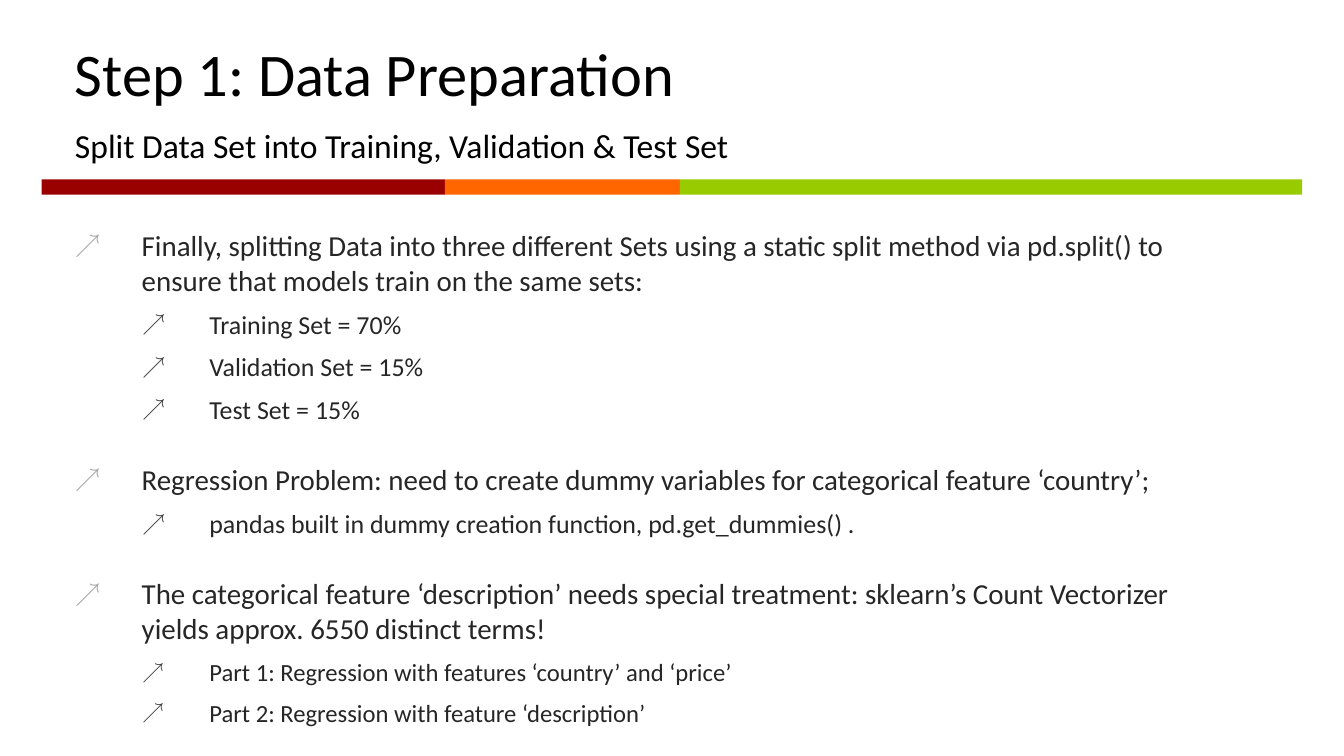
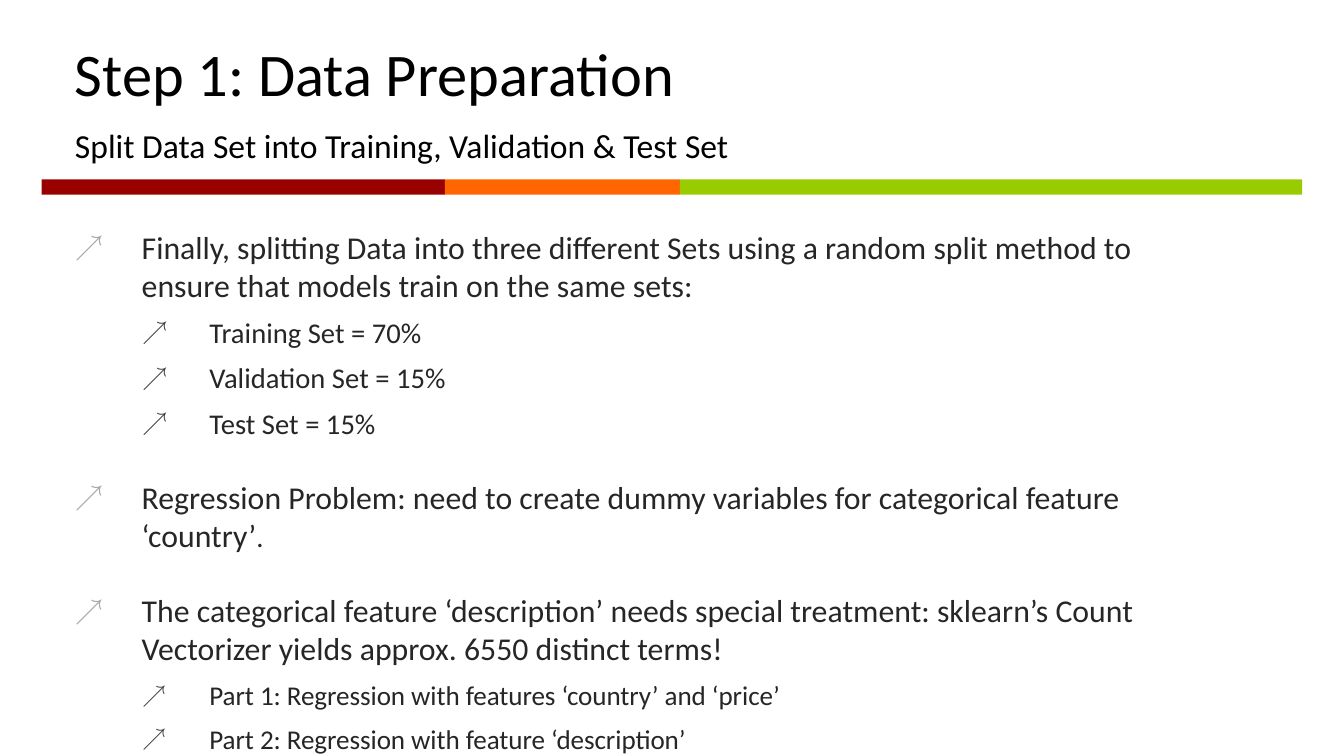
Before and after one commit to linreg2/Project1, a slide deck: slide 6 of project1_presentation.pptx. Drawn at 1344x756 pixels with LibreOffice and Linux fonts; fonts in the diff are those of the drawing; background and template pictures are left out. Boxes give left, top, right and bottom in pixels: in the first picture for what was removed or moved away, otherwise in the second. Text is boxed around its words. In the diff, an @@ line names an element or a change of style, - is before the commit and + after.

```diff
--- a/project1_presentation.pptx
+++ b/project1_presentation.pptx
@@ text at (142, 237, 1131, 298): text changed; size 15.5 to 17 pt @@
-↗ Finally, splitting Data into three different Sets using a static split method via pd.split() to ensure that models train on the same sets:
+↗ Finally, splitting Data into three different Sets using a random split method to ensure that models train on the same sets:
@@ text at (142, 323, 1133, 710): size 13.9 to 15.3 pt in "Training Set = 70%", "Validation Set = 15%", "Test Set = 15%"; size 15.5 to 17 pt in "The categorical feature ‘description’ needs special treatmen ..."; size 13.2 to 14.4 pt in "Part 1: Regression with features ‘country’ and ...", "Part 2: Regression with feature ‘description’" @@
@@ text at (142, 487, 1119, 552): text changed; size 15.5 to 17 pt @@
-↗ Regression Problem: need to create dummy variables for categorical feature ‘country’;
-  ↗ pandas built in dummy creation function, pd.get_dummies() .
+↗ Regression Problem: need to create dummy variables for categorical feature ‘country’.
```
Also in this commit, not shown: 12 other slides changed, 2 other files.
